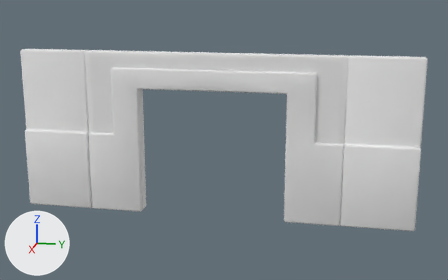
What one commit did to the FBX model src/environment/rooms/models/wall-output.fbx.
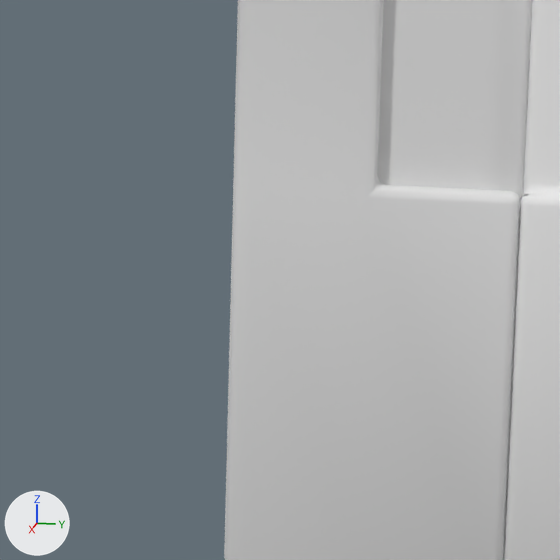
Old and new are each drawn whole from a 50 mm camera at (29.6, -3.32, 11.29) aimed at (0.2, -9.2, 3.94) and again close up on the part from 53% to 79% of the width and 38% to 78% of the height. Every picture has the same lights, and +X, +Y and +Z are marked at lower left. The older version's two pictures come first. Where no turn or scale is listed for an object, it has been applied to the vertices. Vertices at exactly the same position are counted once.

Objects in the first close-up: 'wall-output'.
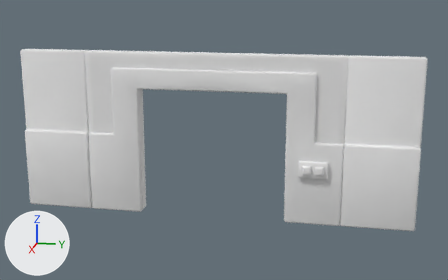
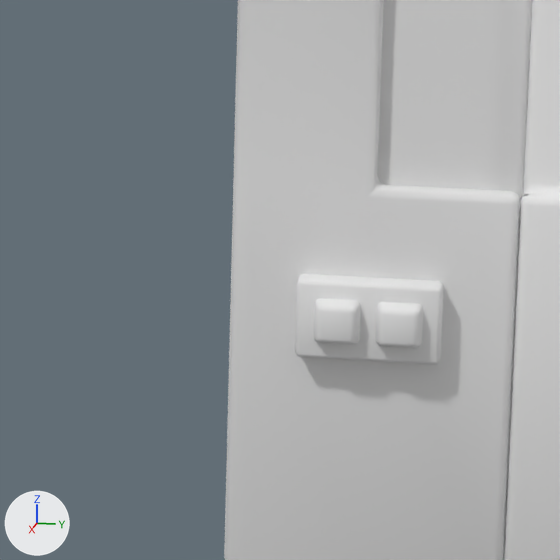
Location of each change, [x1, y1, x2, y2] in pixels of the close-ups (560 x 560 px):
part 1 of me_cube_112, added
    after: [295, 274, 444, 365]
part 2 of me_cube_112, added
    after: [376, 302, 423, 348]
part 3 of me_cube_112, added
    after: [314, 298, 361, 345]

What changed in the scene script:
```text
Change me_cube_112:
    used by ob_wall_output; location = (-0.31, 0.17, -0.7)
    remove me_cube_112.from_pydata(...)  # 478 vertices, 443 faces; spans x 0.0..0.8, y -20.0..0.0, z 0.6..8.9
    add me_cube_112.from_pydata(...)  # 598 vertices, 542 faces; spans x 0.0..1.2, y -20.0..0.0, z 0.6..8.9
    me_cube_112 part 1: a new loose piece of 40 vertices spanning x 0.6..1.1, y -5.6..-4.2, z 3.1..3.9, in mat_vertex (white #e7e7e7)
    me_cube_112 part 2: a new loose piece of 40 vertices spanning x 1.0..1.2, y -4.9..-4.4, z 3.2..3.7, in mat_vertex (white #e7e7e7)
    me_cube_112 part 3: a new loose piece of 40 vertices spanning x 1.0..1.2, y -5.5..-5.0, z 3.2..3.7, in mat_vertex (white #e7e7e7)
```
